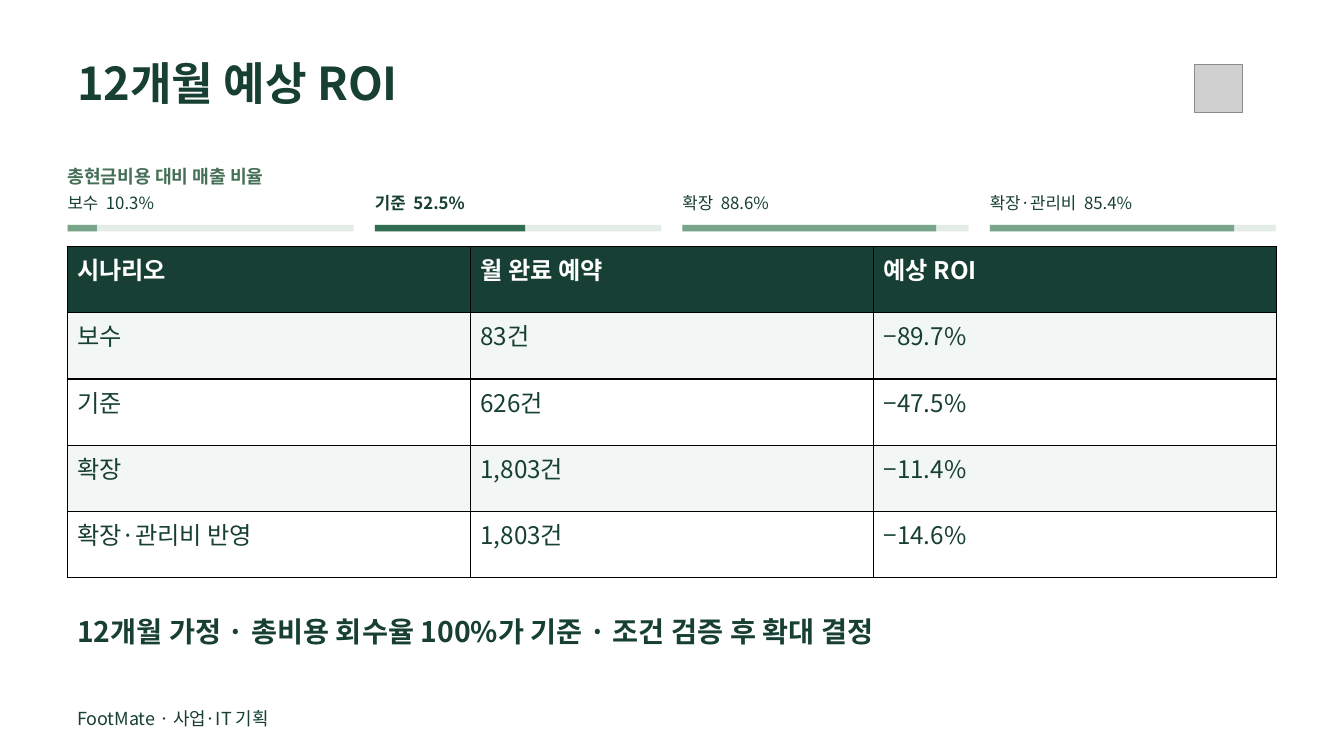
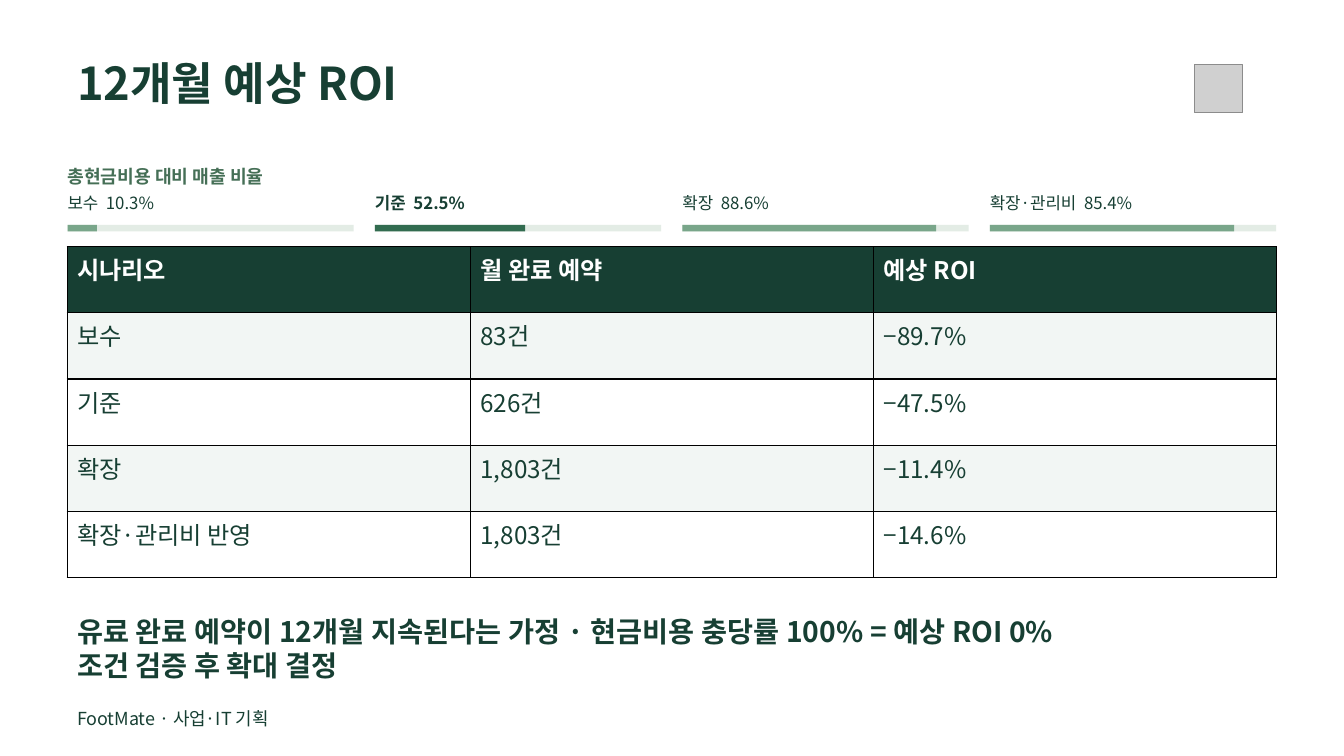
Before and after one commit to dohyunkimmm/footmate, a slide deck: slide 9 of src/case-study/downloads/footmate_report.pptx. Drawn at 1344x756 pixels with LibreOffice and Linux fonts; fonts in the diff are those of the drawing; grey boxes stand for pictures. Boxes give left, top, right and bottom in pixels: in the first picture for what was removed or moved away, otherwise in the second. Text is boxed around its words. In the diff, an @@ line names an element or a change of style, - is before the commit and + after.

```diff
--- a/src/case-study/downloads/footmate_report.pptx
+++ b/src/case-study/downloads/footmate_report.pptx
@@ text at (77, 618, 1053, 679): text changed @@
-12개월 가정 · 총비용 회수율 100%가 기준 · 조건 검증 후 확대 결정
+유료 완료 예약이 12개월 지속된다는 가정 · 현금비용 충당률 100% = 예상 ROI 0%
+조건 검증 후 확대 결정
```
Also in this commit, not shown: 2 other files.
